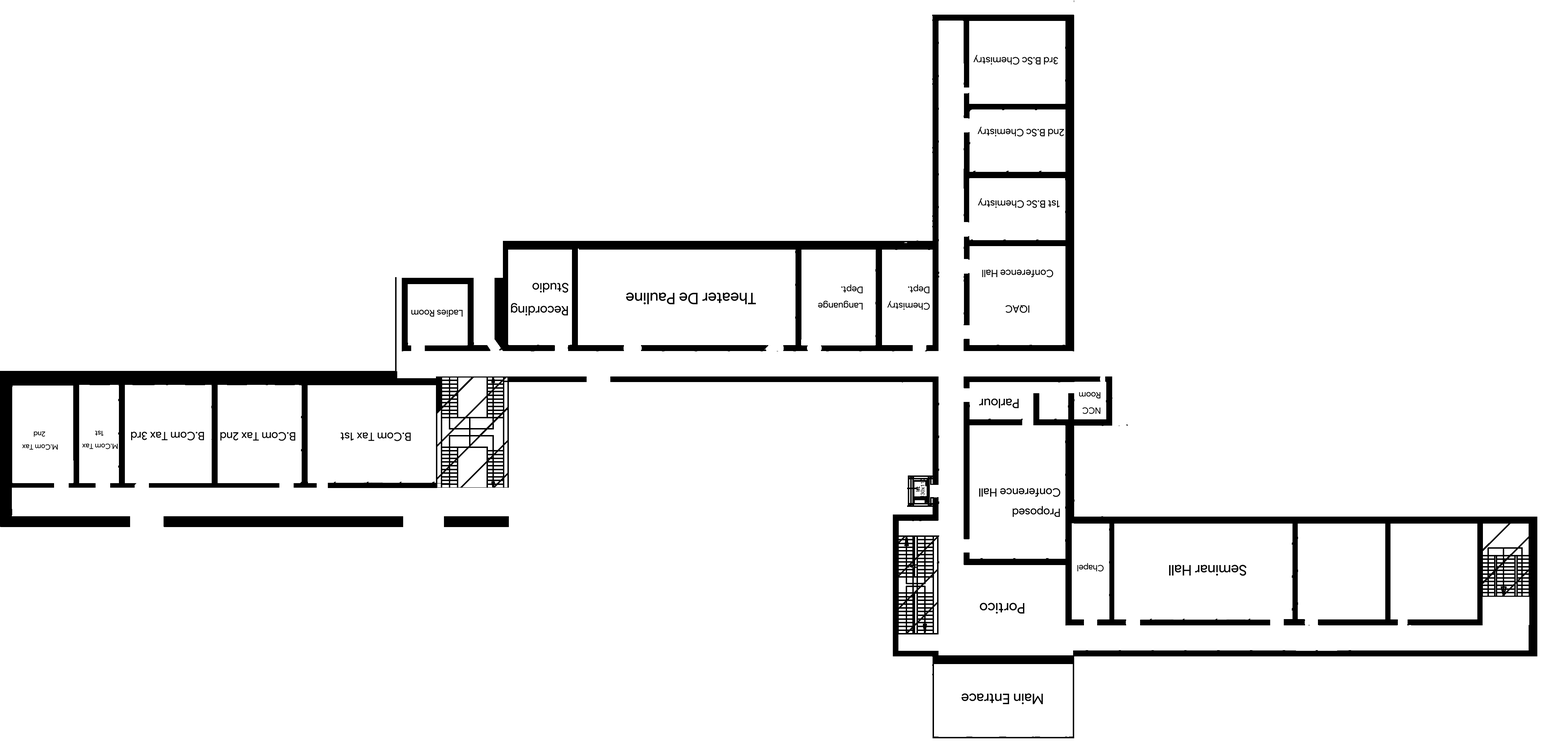
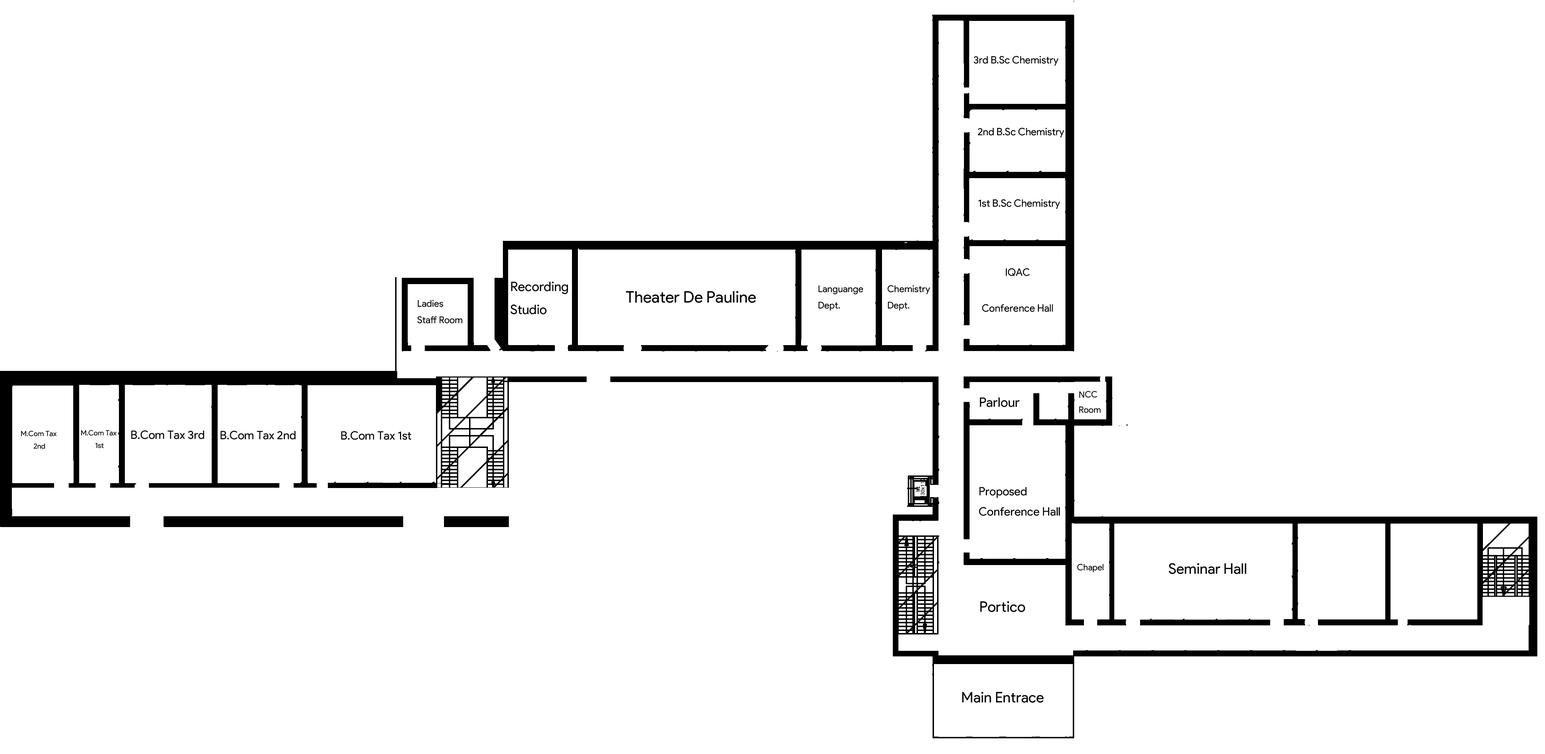
Layered file, before and after one edit (w=1545, h=754). Changes by layer:
renamed "Ladies Room" to "LadiesRoom", painted on it over [411, 299, 463, 324]
painted on "Languange Dept." over [817, 284, 863, 311]
painted on "Chemistry Dept." over [887, 284, 930, 311]
painted on "B.Com Tax 3rd" over [131, 430, 205, 441]
painted on "Recording Studio" over [510, 281, 569, 316]
painted on "Chapel" over [1077, 563, 1104, 573]
painted on "Proposed Conference Hall" over [978, 487, 1060, 518]
painted on "Parlour" over [978, 397, 1020, 409]
painted on "NCC Room" over [1078, 390, 1101, 415]
painted on "Theater De Pauline" over [625, 291, 756, 305]
painted on "B.Com Tax 2nd" over [220, 430, 296, 442]
painted on "M.Com Tax 2nd" over [20, 430, 58, 451]
painted on "M.Com Tax 1st" over [80, 429, 118, 450]
painted on "B.Com Tax 1st" over [340, 430, 412, 442]
painted on "3rd B.Sc Chemistry" over [973, 54, 1059, 66]
painted on "2nd B.Sc Chemistry" over [977, 126, 1065, 138]
painted on "IQAC Conference Hall" over [981, 268, 1053, 314]
painted on "1st B.Sc Chemistry" over [977, 198, 1060, 210]
painted on "Seminar Hall" over [1168, 563, 1247, 576]
painted on "Portico" over [979, 601, 1026, 615]
painted on "Main Entrace" over [961, 691, 1044, 705]
